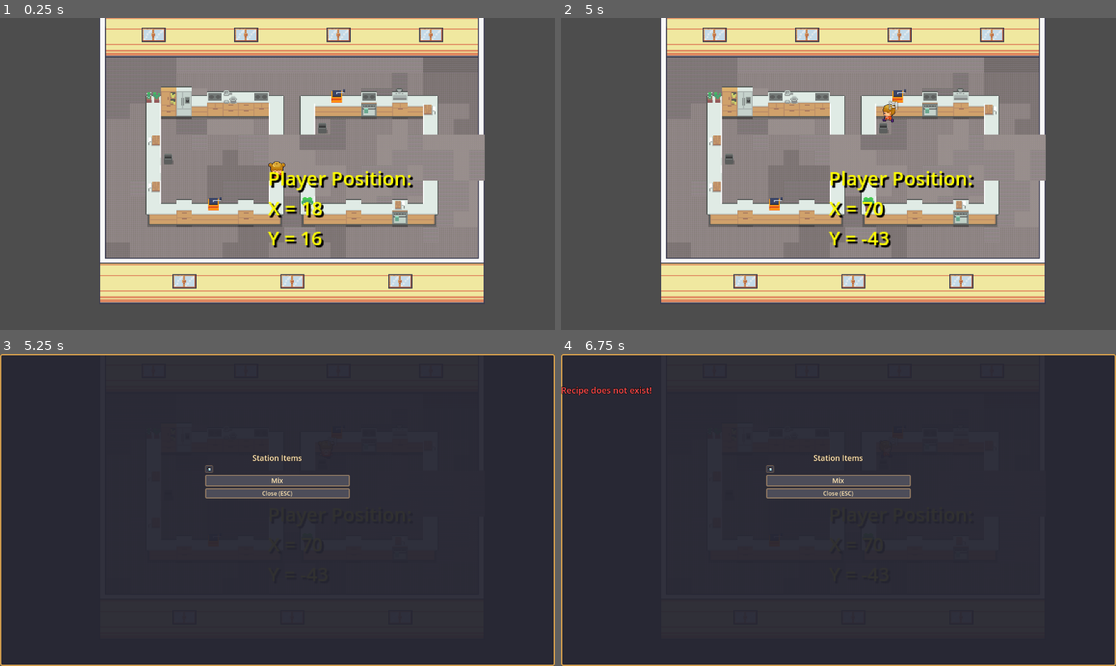
Above: before the commit, frames 1-4 (two rows, left to right).
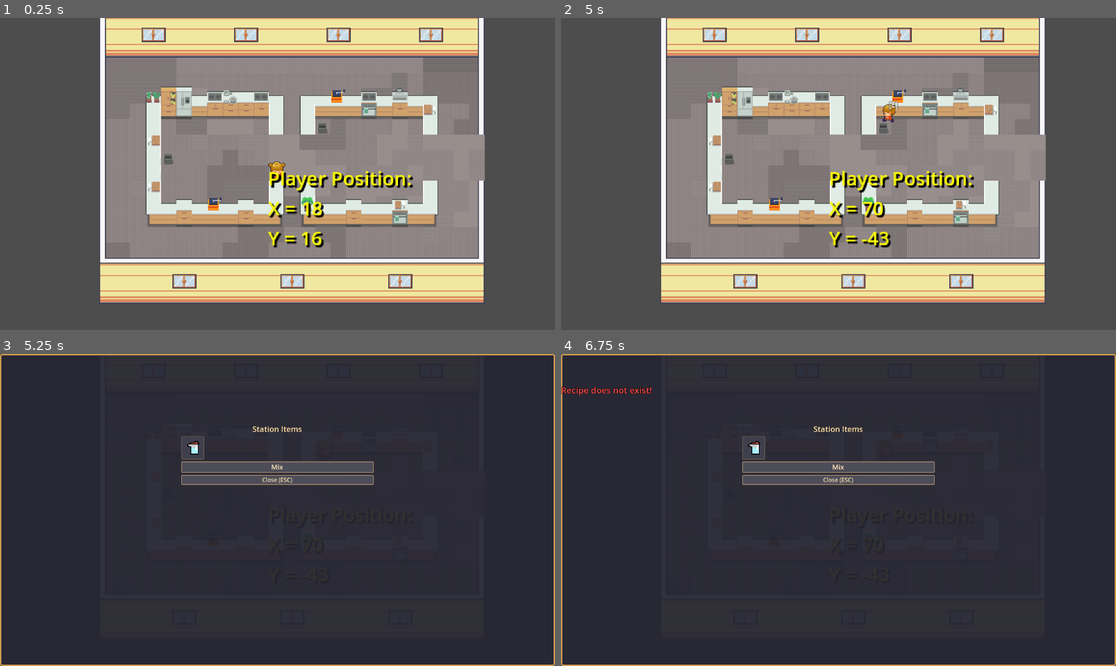
Above: after the commit, the same moments.

Repository: RossanB/RestoRush
Game: Godot game, scene res://scenes/kitchen.tscn
The game is run twice, just before and just after one commit, with the same random seed, the same clock (stepped at 60 frames per second) and the same inputs. This scene is started directly instead of the project's main scene.
Inputs:
- Up to frame 1 (0.25 s): no input
- Up to frame 2 (5 s): tap Enter at 0.5, 2.75 s; hold Right (ui_right) 0.53-1.28 s; tap E (interact) at 0.6, 1.35, 2.3, 2.85, 3.6, 4.55 s; tap Space (ui_select) at 0.77, 1.52, 2, 3.02, 3.77, 4.52 s; hold Down (ui_down) 1.28-2.03 s; hold Right (ui_right) 2.03-2.78 s; hold P 2.03-2.78 s; hold Up (ui_up) 2.78-3.53 s; hold Left (ui_left) from 3.53 s (still down); tap P at 4.35 s
- Up to frame 3 (5.25 s): release Left (ui_left) at 5.03 s; hold Down (ui_down) from 5.03 s (still down); tap E (interact) at 5.1 s
- Up to frame 4 (6.75 s): release Down (ui_down) at 5.75 s; click "Mix" at 5.75 s; tap Space (ui_select) at 6.5 s; hold Right (ui_right) from 6.53 s (still down); tap E (interact) at 6.6 s

Frames 1-2 are identical in both runs. In frame 3, 3.0% of the frame differs, in the area x 32-68%, y 23-47%; in frame 4, 3.0%.

Commit message:
Fix processing UI size (48x48 buttons) and dynamic button text for cutting board (Mix/Chop/Assemble)

Diff:
--- a/scenes/processing_ui.tscn
+++ b/scenes/processing_ui.tscn
@@ -60,10 +60,10 @@
 anchor_top = 0.5
 anchor_right = 0.5
 anchor_bottom = 0.5
-offset_left = -150.0
-offset_top = -120.0
-offset_right = 150.0
-offset_bottom = 120.0
+offset_left = -200.0
+offset_top = -180.0
+offset_right = 200.0
+offset_bottom = 180.0
 
 [node name="Title" type="Label" parent="Control/VBoxContainer"]
 layout_mode = 2
@@ -77,8 +77,8 @@
 [node name="ItemGrid" type="GridContainer" parent="Control/VBoxContainer"]
 layout_mode = 2
 columns = 4
-theme_override_constants/v_separation = 5
-theme_override_constants/h_separation = 5
+theme_override_constants/v_separation = 8
+theme_override_constants/h_separation = 8
 
 [node name="ProcessButton" type="Button" parent="Control/VBoxContainer"]
 layout_mode = 2
--- a/scripts/cutting_board_station.gd
+++ b/scripts/cutting_board_station.gd
@@ -51,9 +51,28 @@
 	if is_processing:
 		return
 
+	# Determine what action button to show based on stored items
+	var button_text = "Process"
+	# Check if we can determine the action from stored items
+	var recipe_check = RecipeChecker.check_recipe(stored_items, "cutting_board")
+	if recipe_check["success"]:
+		var result_item = recipe_check["result"]
+		if result_item == ItemTypes.ItemType.DOUGH:
+			button_text = "Mix"
+		elif can_chop_any_item():
+			button_text = "Chop"
+		elif can_assemble_any_item():
+			button_text = "Assemble"
+	else:
+		# Can't determine, but still show UI so player can try
+		if can_chop_any_item():
+			button_text = "Chop"
+		elif can_assemble_any_item():
+			button_text = "Assemble"
+
 	# Show processing UI
 	get_or_create_processing_ui()
-	processing_ui.show_processing(stored_items, self, player, "Chop")
+	processing_ui.show_processing(stored_items, self, player, button_text)
 
 func get_or_create_processing_ui():
 	if not processing_ui:
--- a/scripts/processing_ui.gd
+++ b/scripts/processing_ui.gd
@@ -41,7 +41,7 @@
 	for i in range(stored_items.size()):
 		var item_type = stored_items[i]
 		var button = Button.new()
-		button.custom_minimum_size = Vector2(16, 16)
+		button.custom_minimum_size = Vector2(48, 48)
 		# Style the button
 		var button_style = StyleBoxFlat.new()
 		button_style.bg_color = Color(0.25, 0.25, 0.3, 1)
@@ -83,12 +83,12 @@
 					texture_rect.expand_mode = TextureRect.EXPAND_FIT_WIDTH_PROPORTIONAL
 					texture_rect.stretch_mode = TextureRect.STRETCH_KEEP_ASPECT_CENTERED
 					texture_rect.mouse_filter = Control.MOUSE_FILTER_IGNORE
-					# Fit within 16x16 with 4px padding to prevent overflow
+					# Fit within 48x48 with 10px padding to prevent overflow
 					texture_rect.set_anchors_preset(Control.PRESET_FULL_RECT)
-					texture_rect.offset_left = 4
-					texture_rect.offset_top = 4
-					texture_rect.offset_right = -4
-					texture_rect.offset_bottom = -4
+					texture_rect.offset_left = 10
+					texture_rect.offset_top = 10
+					texture_rect.offset_right = -10
+					texture_rect.offset_bottom = -10
 					button.add_child(texture_rect)
 
 		# Add tooltip
